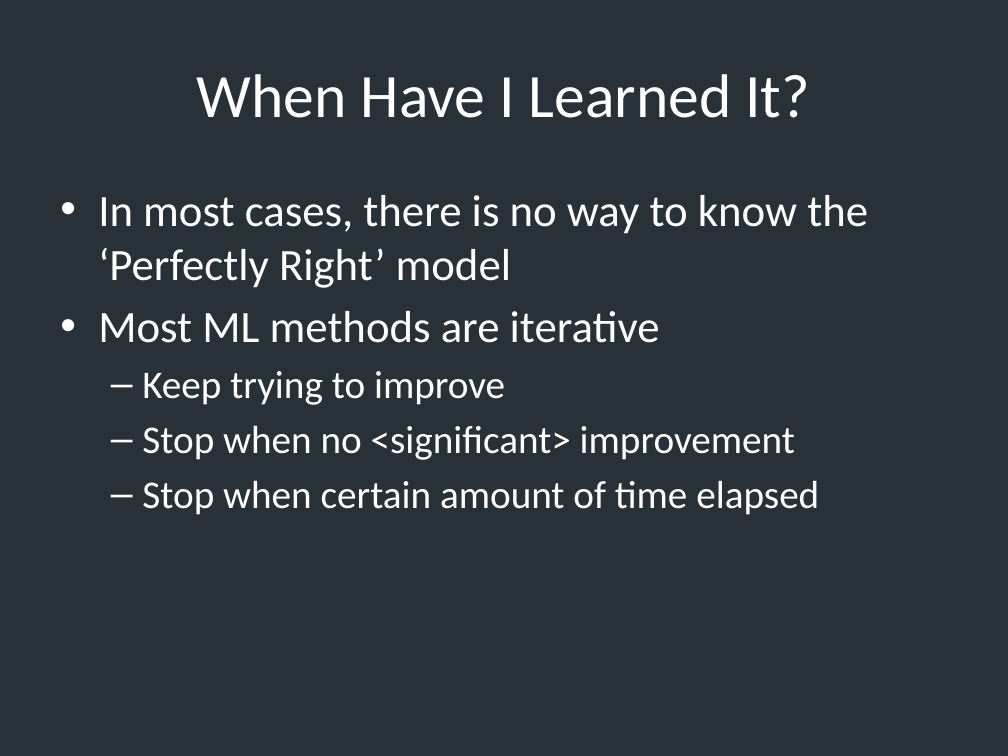
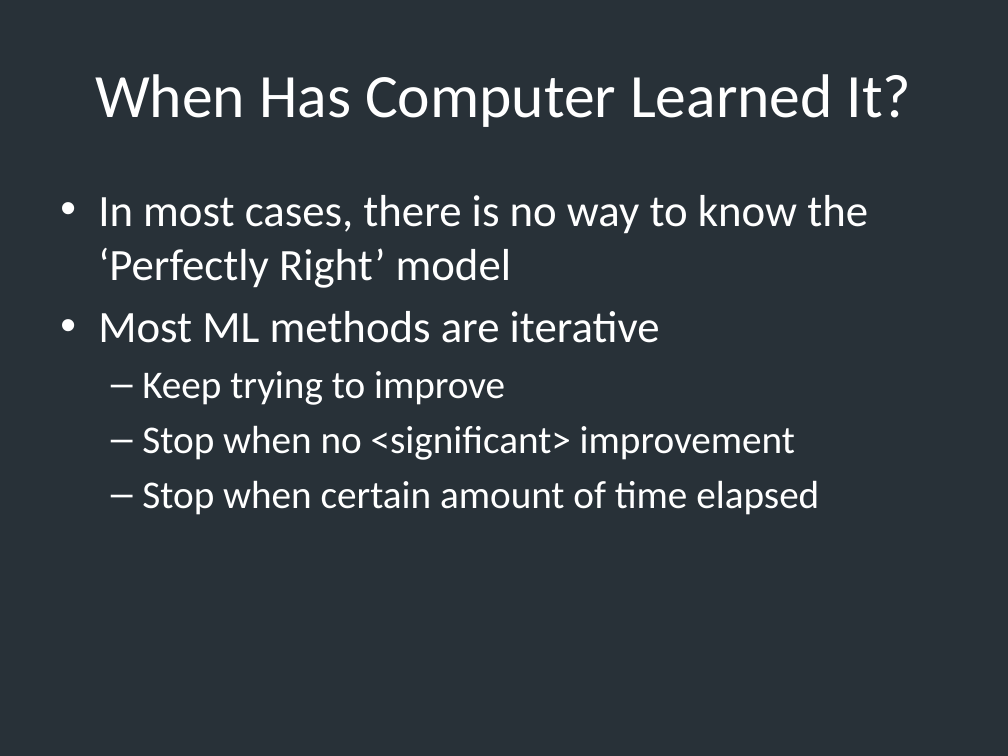
Before and after one commit to slowvak/MachineLearningForMedicalImages, a slide deck: slide 18 of 02-MachineLearningHandsOn.pptx. Drawn at 1008x756 pixels with LibreOffice and Linux fonts; fonts in the diff are those of the drawing. Boxes give left, top, right and bottom in pixels: in the first picture for what was removed or moved away, otherwise in the second. Text is boxed around its words. In the diff, an @@ line names an element or a change of style, - is before the commit and + after.

```diff
--- a/02-MachineLearningHandsOn.pptx
+++ b/02-MachineLearningHandsOn.pptx
@@ title at [95, 74, 912, 127]: text changed @@
-When Have I Learned It?
+When Has Computer Learned It?
```
Also in this commit, not shown: 4 other slides changed, 1 other file.
